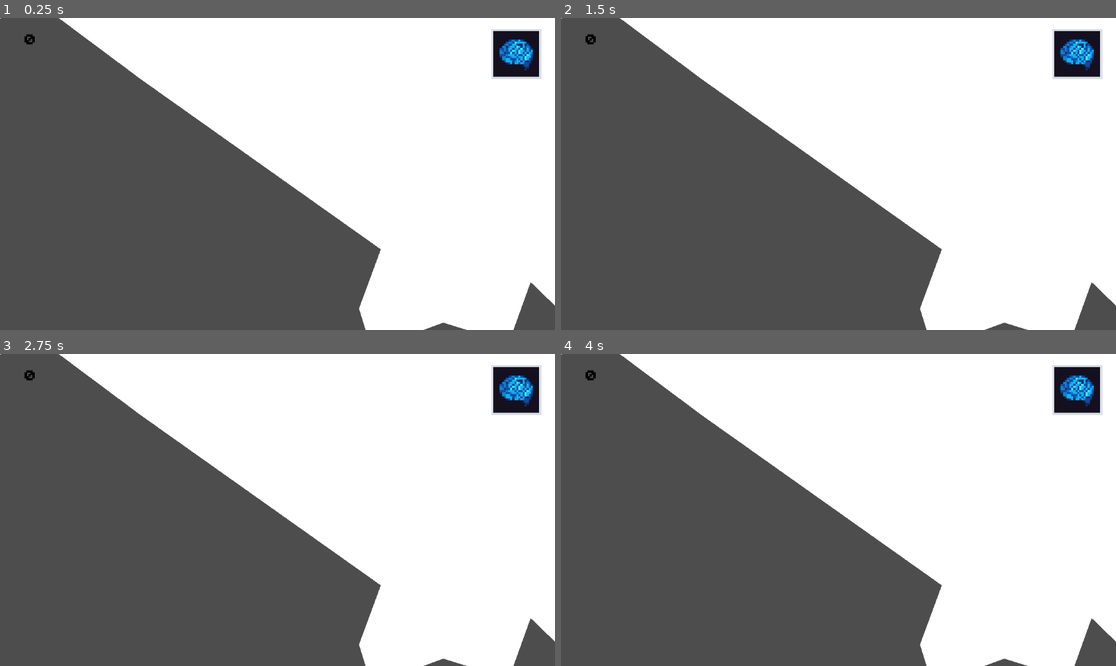
Above: before the commit, frames 1-4 (two rows, left to right).
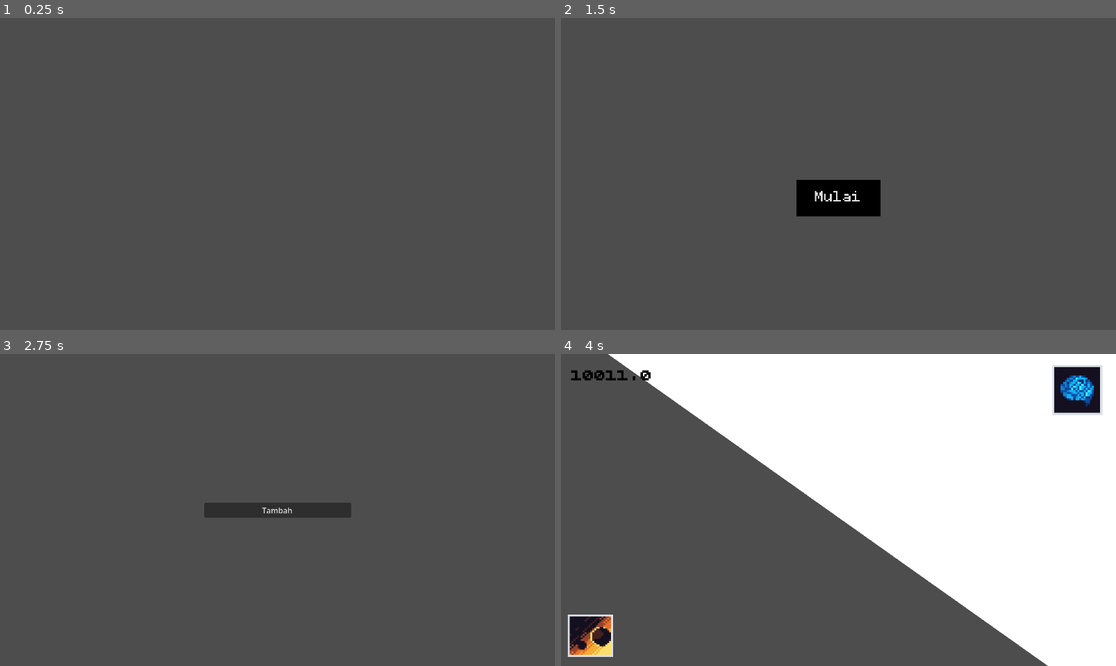
Above: after the commit, the same moments.

Repository: azizul987/Sawit-io
Game: Godot game, scene res://Scene/MainMenui.tscn
The game is run twice, just before and just after one commit, with the same random seed, the same clock (stepped at 60 frames per second) and the same inputs. Before the commit the project starts from res://Scene/main.tscn.
Inputs (mouse positions are in pixels of both pictures, inside the frame that each line leads up to):
- Up to frame 1 (0.25 s): no input
- Up to frame 2 (1.5 s): click (1077, 55) at 0.52 s; click (1077, 55) at 1.27 s
- Up to frame 3 (2.75 s): click (277, 534) at 2 s, where only the run after the commit has a clickable "Mulai"
- Up to frame 4 (4 s): click (838, 510) at 2.75 s, where only the run after the commit has a clickable "Tambah"; click (855, 469) at 3.5 s, where only the run after the commit has a clickable "Load"

The runs differ from the first frame. In frame 1, 53% of the frame differs, in the area x 0-100%, y 0-100%; in frame 2, 54%; in frame 3, 54%; in frame 4, 6.1%.

Commit message:
add exit  btn

Diff:
--- a/Logic/Data Templete/Data/ress/Wilayah1.tres
+++ b/Logic/Data Templete/Data/ress/Wilayah1.tres
@@ -9,4 +9,5 @@
 tipe_wilayah = 2
 harga = 0
 terbuka_default = true
+skala_button = 4.0
 metadata/_custom_type_script = "uid://b231hp4nl4apw"
--- a/Logic/Data Templete/Data/ress/Wilayah3.tres
+++ b/Logic/Data Templete/Data/ress/Wilayah3.tres
@@ -8,4 +8,5 @@
 nama_wilayah = "Wilayah_3"
 tipe_wilayah = 2
 warna_terkunci = Color(0.14395389, 0.60511005, 0.829798, 1)
+skala_button = 5.0
 metadata/_custom_type_script = "uid://b231hp4nl4apw"
--- a/Logic/skrip/Click.gd
+++ b/Logic/skrip/Click.gd
@@ -16,10 +16,9 @@
 
 @onready var polygon: Polygon2D = $Polygon2D
 
-@onready var border: Line2D = $Line2D
 
 @export var warna_border: Color = Color.BLACK
-@export var tebal_border: float = 2.0
+#@export var tebal_border: float = 2.0
 
 func _ready() -> void:
 	add_to_group("wilayah")
@@ -150,22 +149,3 @@
 
 	await tween.finished
 	label.queue_free()
-
-func perbarui_border() -> void:
-	if polygon == null or border == null:
-		return
-
-	var titik := polygon.polygon
-
-	if titik.size() < 2:
-		return
-
-	border.clear_points()
-
-	for p in titik:
-		border.add_point(p)
-
-	border.add_point(titik[0])
-
-	border.default_color = warna_border
-	border.width = tebal_border
--- a/Logic/skrip/SaveManager.gd
+++ b/Logic/skrip/SaveManager.gd
@@ -54,7 +54,7 @@
 func load_game() -> void:
 	var data := read_save_data()
 
-	Point.point = int(data.get("point", 0))
+	Point.point = float(data.get("point", 0))
 	var cam_data:Dictionary=data.get("skill_tree_camera",{
 		"x":0.0,
 		"y":0.0,
--- a/Scene/main.tscn
+++ b/Scene/main.tscn
@@ -6,6 +6,7 @@
 [ext_resource type="Texture2D" uid="uid://waqgwxuccu6e" path="res://temp tekture/peta-sumatera.jpeg" id="2_sblpm"]
 [ext_resource type="PackedScene" uid="uid://cxv7ow360bpqu" path="res://Ui/Ui_Main.tscn" id="5_3amdw"]
 [ext_resource type="Script" uid="uid://dwkfvo7lurs2s" path="res://Logic/skrip/Main__Camera.gd" id="6_ow1sv"]
+[ext_resource type="Resource" uid="uid://bro64h6u8ho16" path="res://Logic/Data Templete/Data/ress/Wilayah3.tres" id="8_3pt4j"]
 [ext_resource type="Resource" uid="uid://bnskm3qucgb6k" path="res://Logic/Data Templete/Data/ress/jambi.tres" id="9_7y4ci"]
 [ext_resource type="PackedScene" uid="uid://bt3fmc0j87d68" path="res://Logic/object_For_skrip/button.tscn" id="12_mxd2g"]
 
@@ -35,7 +36,6 @@
 
 [node name="CollisionPolygon2D" type="CollisionPolygon2D" parent="map/Sumatera Selatan/Palembang" unique_id=1770322675]
 position = Vector2(290, 235)
-polygon = PackedVector2Array(12, 10, 3, -1, 3, -5, 12, -2, 18, -8, 23, -11, 23, -20, 29, -25, 39, -21, 44, -23, 53, -21, 63, -21, 63, -11, 66, -6, 72, -6, 72, 5, 79, 8, 83, 9, 84, 18, 84, 22, 79, 26, 74, 33, 49, 36, 42, 41, 36, 41, 32, 27)
 script = ExtResource("2_2wwxx")
 
 [node name="Kab1" type="Area2D" parent="map/Sumatera Selatan" unique_id=395595941]
@@ -73,6 +73,10 @@
 polygon = PackedVector2Array(7.0156403, 10.957428, 4.878891, 1.9076843, 7.440445, -5.652237, 8.52449, -10.147247, 8.374298, -14.491013, 8.616272, -14.3793335, 15, 5, 17, 8, 18, 12, 11.895554, 18.066711, 9.895401, 15.165924)
 uv = PackedVector2Array(12, 10, 12, -2, 18, -8, 23, -11, 23, -20, 44, -22, 53, -21, 63, -21, 63, -11, 66, -6, 79, 8, 84, 18, 84, 22, 79, 26, 74, 33, 49, 36, 42, 41, 36, 41, 32, 27)
 
+[node name="CollisionPolygon2D" type="CollisionPolygon2D" parent="map/Sumatera Selatan/Kab3/wilayah1" unique_id=1690361228]
+position = Vector2(-23.165512, -21.17147)
+script = ExtResource("2_2wwxx")
+
 [node name="wilayah2" type="Area2D" parent="map/Sumatera Selatan/Kab3" unique_id=616659808]
 
 [node name="Polygon2D" type="Polygon2D" parent="map/Sumatera Selatan/Kab3/wilayah2" unique_id=1791644703]
@@ -81,6 +85,10 @@
 polygon = PackedVector2Array(6.26326, 9.015976, 6, 4, 6.107773, 2.769043, 12.243515, 3.7958374, 14.697815, 4.146454, 16.705109, 8.193237, 18.0634, 10.974594, 18.733414, 12.2357025, 12, 18, 9.752274, 18.986847, 7.9143524, 13.459442, 6.5015564, 9.130875)
 uv = PackedVector2Array(12, 10, 12, -2, 18, -8, 23, -11, 23, -20, 44, -22, 53, -21, 63, -21, 63, -11, 66, -6, 79, 8, 84, 18, 84, 22, 79, 26, 74, 33, 49, 36, 42, 41, 36, 41, 32, 27)
 
+[node name="CollisionPolygon2D" type="CollisionPolygon2D" parent="map/Sumatera Selatan/Kab3/wilayah2" unique_id=1569542935]
+position = Vector2(-21.053255, -44.68124)
+script = ExtResource("2_2wwxx")
+
 [node name="wilayah4" type="Area2D" parent="map/Sumatera Selatan/Kab3" unique_id=1790428628]
 
 [node name="Polygon2D" type="Polygon2D" parent="map/Sumatera Selatan/Kab3/wilayah4" unique_id=1048262155]
@@ -89,7 +97,13 @@
 polygon = PackedVector2Array(4.6631317, 9.453049, 3.1838074, 4.856674, 5.463196, 3.8662872, 8.874542, 0.927475, 12.1637 …(192 unchanged characters)…
 uv = PackedVector2Array(12, 10, 12, -2, 18, -8, 23, -11, 23, -20, 44, -22, 53, -21, 63, -21, 63, -11, 66, -6, 79, 8, 84, 18, 84, 22, 79, 26, 74, 33, 49, 36, 42, 41, 36, 41, 32, 27)
 
+[node name="CollisionPolygon2D" type="CollisionPolygon2D" parent="map/Sumatera Selatan/Kab3/wilayah4" unique_id=1349080813]
+position = Vector2(-14.484863, -30.558308)
+script = ExtResource("2_2wwxx")
+
 [node name="wilayah3" type="Area2D" parent="map/Sumatera Selatan/Kab3" unique_id=2091517361]
+script = ExtResource("1_f6udf")
+data = ExtResource("8_3pt4j")
 
 [node name="Polygon2D" type="Polygon2D" parent="map/Sumatera Selatan/Kab3/wilayah3" unique_id=739170342]
 position = Vector2(-15.758724, -1.7891316)
@@ -97,6 +111,10 @@
 polygon = PackedVector2Array(1.2738647, 13.01001, 3.204239, 9.024139, 6.163254, 5.9565125, 5.4044037, 1.9934692, 6.1077 …(183 unchanged characters)…
 uv = PackedVector2Array(12, 10, 12, -2, 18, -8, 23, -11, 23, -20, 44, -22, 53, -21, 63, -21, 63, -11, 66, -6, 79, 8, 84, 18, 84, 22, 79, 26, 74, 33, 49, 36, 42, 41, 36, 41, 32, 27)
 
+[node name="CollisionPolygon2D" type="CollisionPolygon2D" parent="map/Sumatera Selatan/Kab3/wilayah3" unique_id=604545295]
+position = Vector2(-15.758724, -1.7891316)
+script = ExtResource("2_2wwxx")
+
 [node name="wilayah5" type="Area2D" parent="map/Sumatera Selatan/Kab3" unique_id=828479247]
 position = Vector2(2.4980145, -11.301661)
 
@@ -105,6 +123,10 @@
 color = Color(0.45076042, 0.62900233, 0.5085317, 0.6392157)
 polygon = PackedVector2Array(1.9903259, 9.9888, 8.087418, 3.919342, 7.623337, 1.7973938, 12.243515, 3.7958374, 14.69781 …(229 unchanged characters)…
 uv = PackedVector2Array(12, 10, 12, -2, 18, -8, 23, -11, 23, -20, 44, -22, 53, -21, 63, -21, 63, -11, 66, -6, 79, 8, 84, 18, 84, 22, 79, 26, 74, 33, 49, 36, 42, 41, 36, 41, 32, 27)
+
+[node name="CollisionPolygon2D" type="CollisionPolygon2D" parent="map/Sumatera Selatan/Kab3/wilayah5" unique_id=1575548263]
+position = Vector2(-15.758724, -1.7891316)
+script = ExtResource("2_2wwxx")
 
 [node name="Tempelte" type="Area2D" parent="map" unique_id=1404920364]
 visible = false
@@ -173,9 +195,8 @@
 uv = PackedVector2Array(12, 10, 12, -2, 18, -8, 23, -11, 23, -20, 44, -22, 53, -21, 63, -21, 63, -11, 66, -6, 79, 8, 84, 18, 84, 22, 79, 26, 74, 33, 49, 36, 42, 41, 36, 41, 32, 27)
 
 [node name="CollisionPolygon2D" type="CollisionPolygon2D" parent="map/Jambi" unique_id=351092447]
-position = Vector2(251.99997, 218.99994)
-scale = Vector2(0.99999976, 0.99999976)
-polygon = PackedVector2Array(5.492798, 6.562683, -2.392746, 1.6251221, -0.9911957, -0.7171631, -0.1772461, -2.283844, 3.3268127, -9.272217, 9.09761, -5.905731, 8.970413, 0.11642456)
+position = Vector2(-10.799999, -16.399998)
+scale = Vector2(1, 1.0103091)
 script = ExtResource("2_2wwxx")
 
 [node name="Line2D" type="Line2D" parent="map/Jambi" unique_id=20731257]
--- a/Ui/Ui_Main.tscn
+++ b/Ui/Ui_Main.tscn
@@ -4,6 +4,7 @@
 [ext_resource type="FontFile" uid="uid://bgj0m7o0vpyqi" path="res://temp tekture/font/BPdotsSquareBold.otf" id="2_lr6hm"]
 [ext_resource type="Texture2D" uid="uid://cj5pek6qteonq" path="res://temp tekture/skill_icons_by_quintino_pixels/24x24/skill_icons46.png" id="3_k7e2i"]
 [ext_resource type="Texture2D" uid="uid://ka5qstdt47mc" path="res://temp tekture/skill_icons_by_quintino_pixels/24x24/skill_icons47.png" id="4_6dpwe"]
+[ext_resource type="Texture2D" uid="uid://luaruaa52acv" path="res://temp tekture/skill_icons_by_quintino_pixels/24x24/skill_icons4.png" id="5_rkw7e"]
 
 [node name="UiMain" type="Control" unique_id=1805602719]
 layout_mode = 3
@@ -36,7 +37,7 @@
 offset_right = 40.0
 offset_bottom = 40.0
 
-[node name="TextureButton" type="TextureButton" parent="CanvasLayer/SkillTree" unique_id=671338521]
+[node name="Change _Mode" type="TextureButton" parent="CanvasLayer/SkillTree" unique_id=671338521]
 layout_mode = 0
 offset_left = 1020.1288
 offset_top = 23.278591
@@ -46,4 +47,14 @@
 texture_pressed = ExtResource("4_6dpwe")
 stretch_mode = 0
 
-[connection signal="pressed" from="CanvasLayer/SkillTree/TextureButton" to="." method="_on_texture_button_pressed"]
+[node name="Exit" type="TextureButton" parent="CanvasLayer/SkillTree" unique_id=1425474892]
+layout_mode = 0
+offset_left = 14.0
+offset_top = 541.0
+offset_right = 107.75701
+offset_bottom = 629.0
+texture_normal = ExtResource("5_rkw7e")
+stretch_mode = 0
+
+[connection signal="pressed" from="CanvasLayer/SkillTree/Change _Mode" to="." method="_on_texture_button_pressed"]
+[connection signal="pressed" from="CanvasLayer/SkillTree/Exit" to="." method="_on_exit_pressed"]
--- a/Ui/label.gd
+++ b/Ui/label.gd
@@ -47,3 +47,7 @@
 			Point.add_point(100)
 		if event.is_action("delete_save"):
 			SaveManager.delete_current_save()
+
+
+func _on_exit_pressed() -> void:
+	get_tree().change_scene_to_file("res://Scene/MainMenui.tscn")
--- a/project.godot
+++ b/project.godot
@@ -11,7 +11,7 @@
 [application]
 
 config/name="sawit io"
-run/main_scene="uid://dxkquoqy2ieyg"
+run/main_scene="uid://c8jqomxx4ldm0"
 config/features=PackedStringArray("4.6", "Forward Plus")
 config/icon="res://icon.svg"
 
Not shown, added: export_presets.cfg
